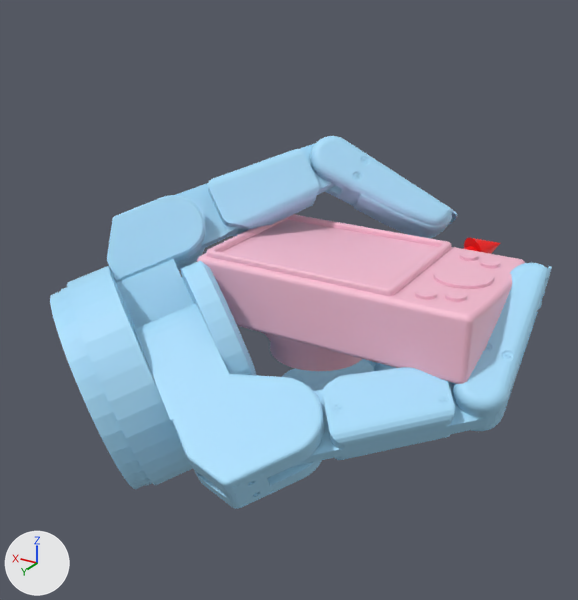
Renders of the glTF model static/assets/cond/Barrett/contactdb+camera/2.glb from each side of a commit.
Camera for both pictures: a 50 mm camera at (-0.129, 0.268, 0.124) aimed at (0.023, 0.014, -0.002). Every picture has the same lights, and +X, +Y and +Z are marked at lower left. Where no turn or scale is listed for an object, it has been applied to the vertices. Vertices at the same position are counted once.

Names of what the first picture shows: 'camera.stl', 'geometry_1', 'geometry_2'.
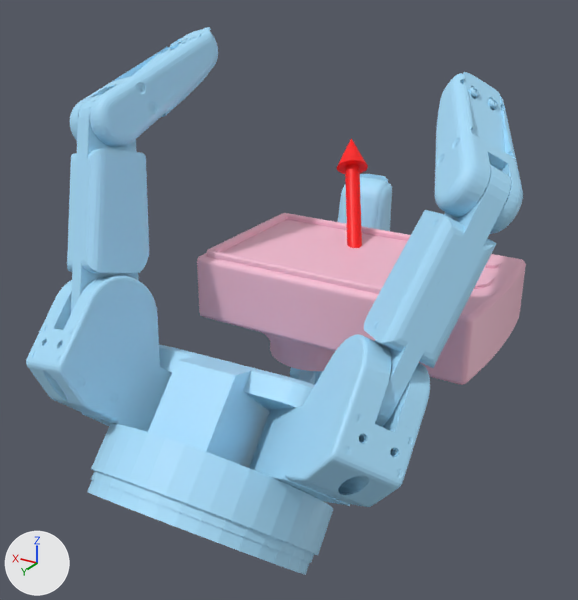
Where the change shows, as pixel boxes (x1, y1, x2, y2) in the pictures (578 x 600 px; the box of a moved part takes in the faces that stretch with it):
'geometry_1', reshaped (47% taller): before (50, 136, 552, 509); after (26, 27, 523, 575)
'geometry_2', reshaped: before (464, 238, 500, 254); after (337, 138, 368, 248)
part 1 of me_geometry_1, moved or reshaped: before (50, 259, 256, 489); after (87, 345, 333, 575)
part 2 of me_geometry_1, moved or reshaped (not visible afterwards): before (107, 195, 206, 283)
part 3 of me_geometry_1, moved or reshaped: before (174, 143, 336, 251); after (290, 367, 323, 385)
part 4 of me_geometry_1, moved or reshaped: before (310, 136, 457, 238); after (338, 174, 392, 231)
part 5 of me_geometry_1, moved or reshaped: before (134, 303, 324, 509); after (26, 276, 172, 432)
part 6 of me_geometry_1, moved or reshaped: before (295, 367, 507, 466); after (67, 95, 149, 313)
part 7 of me_geometry_1, moved or reshaped: before (452, 263, 552, 431); after (70, 27, 218, 147)
part 8 of me_geometry_1, moved or reshaped (not visible before): after (249, 334, 430, 507)
part 9 of me_geometry_1, moved or reshaped: before (282, 359, 376, 391); after (364, 165, 511, 427)
part 10 of me_geometry_1, moved or reshaped: before (374, 363, 395, 371); after (435, 72, 523, 234)

What changed in the scene script:
```text
Change me_geometry_1:
    where me_geometry_1.from_pydata(...)  # 8696 vertices, 17330 faces; spans x -0.071..0.117, y -0.083..0.094, z -0.104..0.054
    used by ob_geometry_1; location = (0.0, 0.0, 0.0)
    me_geometry_1 part 1: the loose piece of 347 vertices spanning x 0.015..0.117, y -0.008..0.094, z -0.078..0.019 is multiplied about its middle by the matrix ((-0.517, 0.651, 0.556), (0.01, 0.654, -0.757), (-0.856, -0.386, -0.344)), then moved by (-0.045, 0.018, -0.02)
    me_geometry_1 part 2: the loose piece of 211 vertices spanning x 0.061..0.105, y -0.001..0.048, z -0.009..0.034 is multiplied about its middle by the matrix ((-0.517, 0.651, 0.556), (0.01, 0.654, -0.757), (-0.856, -0.386, -0.344)), then moved by (-0.06, -0.006, -0.083)
    me_geometry_1 part 3: the loose piece of 449 vertices spanning x 0.022..0.09, y -0.048..0.027, z 0.006..0.051 is multiplied about its middle by the matrix ((-0.518, 0.655, 0.55), (0.215, 0.722, -0.657), (-0.828, -0.222, -0.515)), then moved by (-0.032, -0.012, -0.075)
    me_geometry_1 part 4: the loose piece of 1647 vertices spanning x -0.021..0.045, y -0.062..-0.024, z 0.009..0.054 is multiplied about its middle by the matrix ((-0.518, 0.656, 0.549), (0.258, 0.732, -0.631), (-0.815, -0.185, -0.548)), then moved by (0.015, -0.015, -0.035)
    me_geometry_1 part 5: the loose piece of 925 vertices spanning x -0.02..0.066, y 0.036..0.094, z -0.053..0.003 is multiplied about its middle by the matrix ((-0.443, 0.624, 0.644), (-0.028, 0.709, -0.705), (-0.896, -0.33, -0.296)), then moved by (0.034, 0.008, 0.003)
    me_geometry_1 part 6: the loose piece of 449 vertices spanning x -0.07..0.01, y 0.012..0.076, z -0.044..-0.006 is multiplied about its middle by the matrix ((-0.474, 0.572, 0.669), (-0.217, 0.661, -0.718), (-0.853, -0.486, -0.19)), then moved by (0.1, 0.021, 0.06)
    me_geometry_1 part 7: the loose piece of 1647 vertices spanning x -0.071..-0.049, y -0.03..0.036, z -0.031..0.02 is multiplied about its middle by the matrix ((-0.481, 0.558, 0.676), (-0.264, 0.644, -0.718), (-0.836, -0.524, -0.162)), then moved by (0.133, 0.029, 0.084)
    me_geometry_1 part 8: the loose piece of 925 vertices spanning x 0.036..0.09, y -0.029..0.04, z -0.104..-0.024 is multiplied about its middle by the matrix ((-0.493, 0.643, 0.586), (-0.003, 0.672, -0.74), (-0.87, -0.367, -0.329)), then moved by (-0.085, 0.057, 0.043)
    me_geometry_1 part 9: the loose piece of 449 vertices spanning x 0.0..0.07, y -0.073..0.003, z -0.093..-0.053 is multiplied about its middle by the matrix ((-0.346, 0.804, 0.484), (-0.146, 0.463, -0.874), (-0.927, -0.373, -0.043)), then moved by (-0.082, 0.084, 0.097)
    me_geometry_1 part 10: the loose piece of 1647 vertices spanning x -0.018..0.024, y -0.083..-0.049, z -0.073..-0.009 is multiplied about its middle by the matrix ((-0.325, 0.825, 0.462), (-0.171, 0.429, -0.887), (-0.93, -0.367, 0.001)), then moved by (-0.05, 0.078, 0.107)
Change me_geometry_2:
    where me_geometry_2.from_pydata(...)  # 75 vertices, 144 faces; spans x -0.04..0.0025, y -0.0562..0.0018, z -0.003..0.016
    used by ob_geometry_2; location = (0.0, 0.0, 0.0)
    me_geometry_2 part 11: the whole mesh is multiplied about the mesh origin by the matrix ((0.554, -0.831, -0.055), (0.641, 0.383, 0.666), (-0.532, -0.404, 0.744))
```
